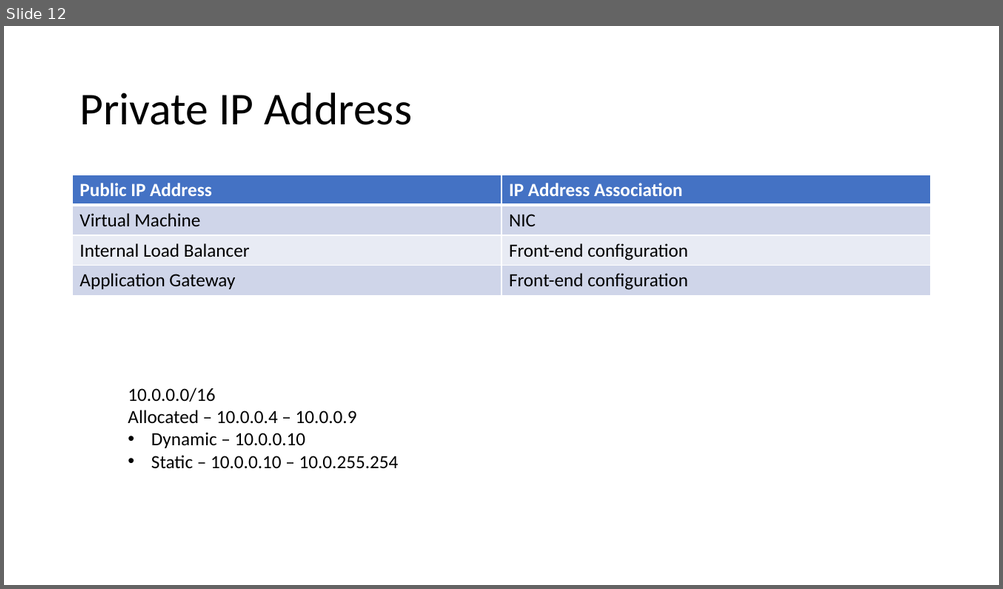
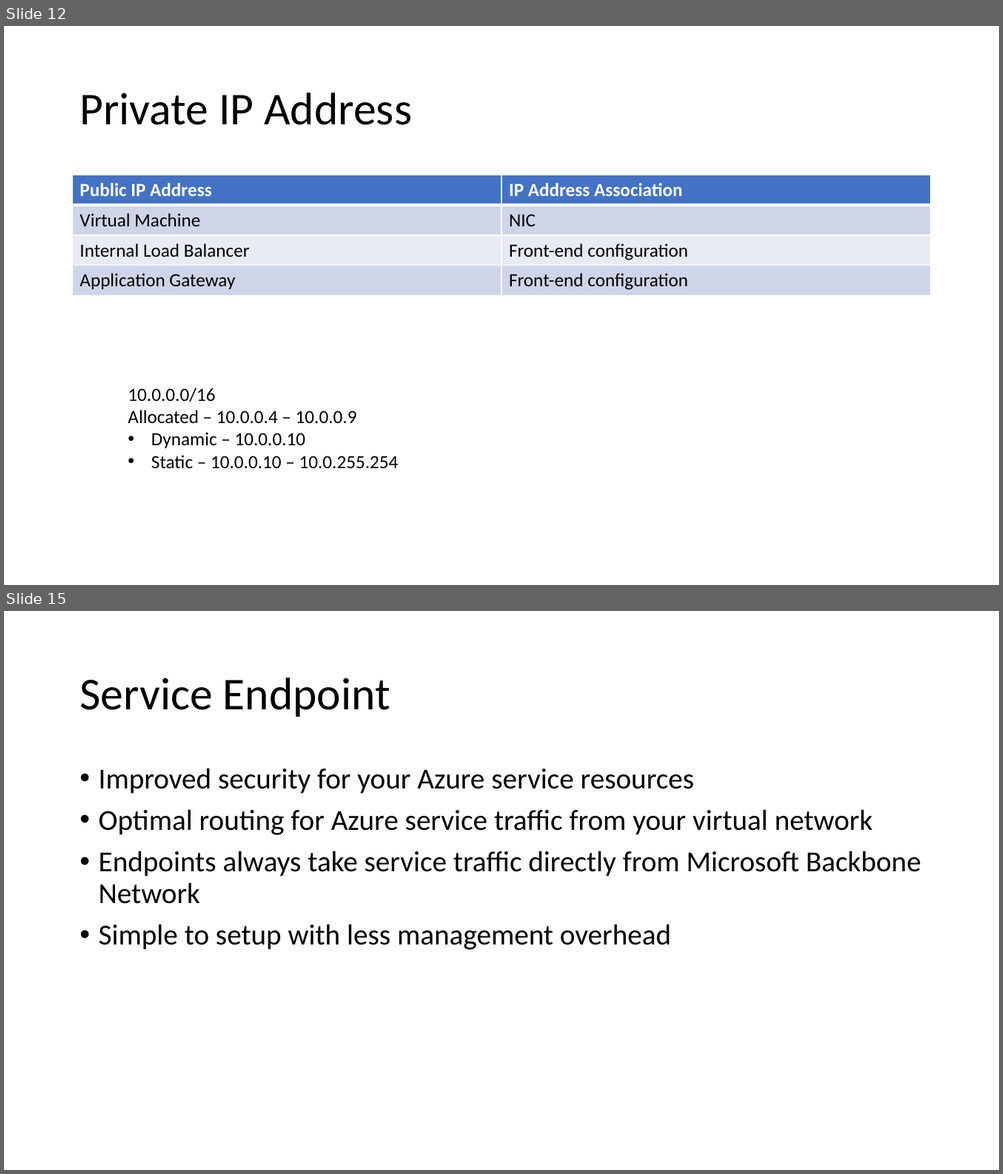
Before and after one commit to ayushrathi15/03June-AZ104, a slide deck: Virtual Networks.pptx. Shown one above the other, each under a label of ours: slide 12 before the commit, slides 12 and 15 after it; the slides between them are not shown. The pictures are 1003x589 and 1003x1174 pixels, drawn with LibreOffice and Linux fonts; fonts in the diff are those of the drawing. Boxes give left, top, right and bottom in pixels: in the first picture for what was removed or moved away, otherwise in the second. Text is boxed around its words. In the diff, an @@ line names an element or a change of style, - is before the commit and + after.

Commit message:
Day 6

```diff
--- a/Virtual Networks.pptx
+++ b/Virtual Networks.pptx
@@ slide 15 added at [4,611,999,1170], background #FFFFFF @@
@@ title added at [79,678,390,717], 44 pt, text #000000 @@
+Service Endpoint
@@ text added at [99,768,921,950], 28 pt, text #000000 @@
+• Improved security for your Azure service resources
+• Optimal routing for Azure service traffic from your virtual network
+• Endpoints always take service traffic directly from Microsoft Backbone Network
+• Simple to setup with less management overhead
```
Also in this commit, not shown: 9 other slides added.
